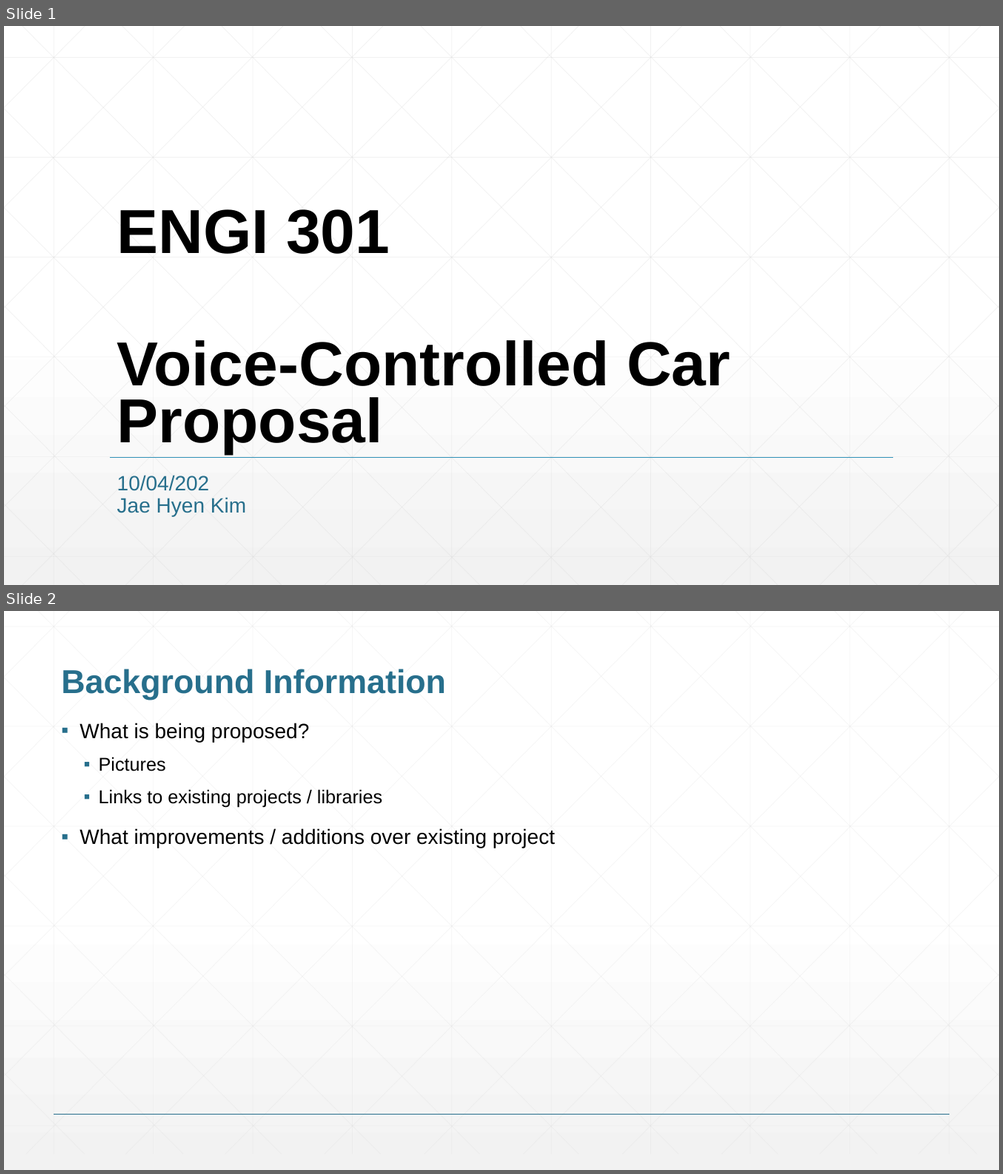
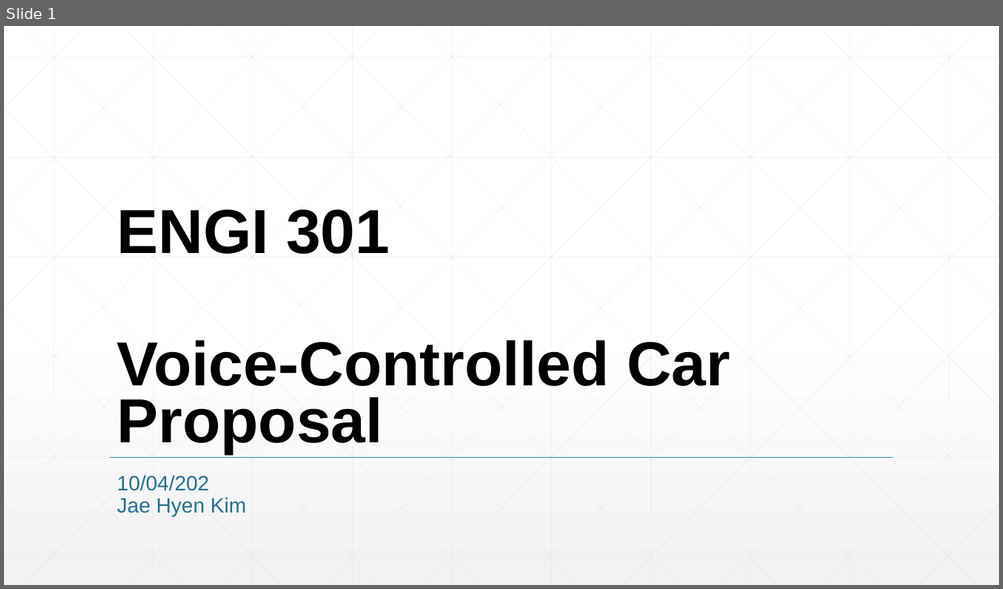
Before and after one commit to jae-kim-1107/ENGI301, a slide deck: project_1/docs/JaeKim_ProjectProposal.pptx. Shown one above the other, each under a label of ours: slides 1 and 2 before the commit, slide 1 after it. The pictures are 1003x1174 and 1003x589 pixels, drawn with LibreOffice and Linux fonts; fonts in the diff are those of the drawing. Boxes give left, top, right and bottom in pixels: in the first picture for what was removed or moved away, otherwise in the second. Text is boxed around its words. In the diff, an @@ line names an element or a change of style, - is before the commit and + after.

Commit message:
updated project proposal

```diff
--- a/project_1/docs/JaeKim_ProjectProposal.pptx
+++ b/project_1/docs/JaeKim_ProjectProposal.pptx
@@ slide 2 removed at bbox=[4, 611, 999, 1170], background gradient #FFFFFF to #F2F2F2 @@
@@ title removed at bbox=[61, 669, 446, 700] @@
-Background Information
@@ text removed at bbox=[79, 723, 555, 848] @@
-▪ What is being proposed?
-  ▪ Pictures
-  ▪ Links to existing projects / libraries
-▪ What improvements / additions over existing project
@@ group removed at bbox=[4, 611, 999, 1155]: 46 lines @@
@@ line removed from (54, 1115) to (949, 1115) @@
```
Also in this commit, not shown: 4 slides changed, 1 slide added.
